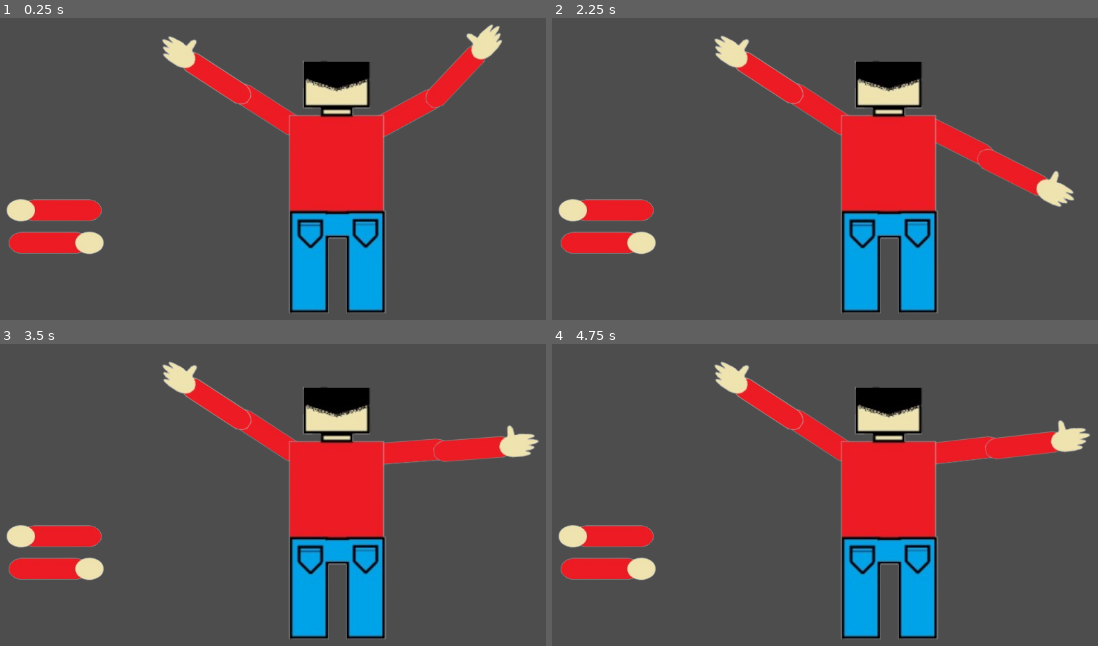
Above: before the commit, frames 1-4 (two rows, left to right).
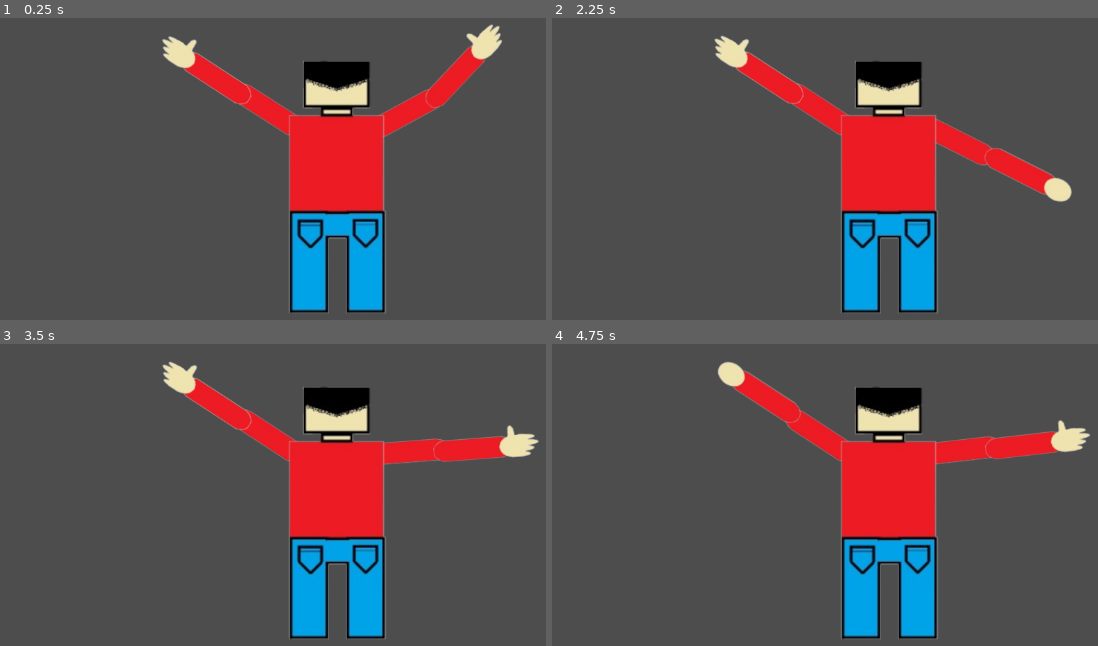
Above: after the commit, the same moments.

Repository: Detmermedina/climbingPepe
Game: Godot game, scene res://personaje/pepeNuevo.tscn
Two runs of this game, one before a commit and one after it. Both use one fixed random seed, a clock stepped at 60 frames per second and the inputs below.
Inputs:
- Up to frame 1 (0.25 s): no input
- Up to frame 2 (2.25 s): hold Right (move_right_der) 0.53-1.28 s; hold Keypad 0 (agarrar_der, bound only after the commit) 0.53-1.28 s; hold Down (move_down_der) 1.28-2.03 s; tap Keypad 0 (agarrar_der, bound only after the commit) at 1.35 s; hold Right (move_right_der) from 2.03 s (still down); hold Keypad 0 (agarrar_der, bound only after the commit) from 2.03 s (still down)
- Up to frame 3 (3.5 s): release Right (move_right_der) at 2.78 s; release Keypad 0 (agarrar_der, bound only after the commit) at 2.78 s; hold Up (move_up_der) from 2.78 s (still down); tap Keypad 0 (agarrar_der, bound only after the commit) at 2.85 s
- Up to frame 4 (4.75 s): release Up (move_up_der) at 3.53 s; hold Keypad 0 (agarrar_der, bound only after the commit) 3.53-4.28 s; hold Shift (agarrar_izq, bound only after the commit) from 3.53 s (still down); tap Enter at 4.25 s; tap Keypad 0 (agarrar_der, bound only after the commit) at 4.35 s

The runs differ from the first frame. In frame 1, 2.4% of the frame differs, in the area x 1-20%, y 59-79%; in frame 2, 3.2%, in the area x 1-96%, y 43-79%; in frame 3, 2.4%; in frame 4, 3.2%.

Commit message:
Shift cambia imagen antebrazo

Diff:
--- a/personaje/pepeNuevo.tscn
+++ b/personaje/pepeNuevo.tscn
@@ -6,8 +6,6 @@
 [ext_resource type="Texture2D" uid="uid://biinc6x77cimt" path="res://assets/pepe/brazoIZQ.png" id="3_ftlgj"]
 [ext_resource type="Texture2D" uid="uid://cv784hcnomljs" path="res://assets/pepe/AnteBrazoIZQ.png" id="4_2p8ox"]
 [ext_resource type="Texture2D" uid="uid://cmy5e6heycjt" path="res://assets/pepe/cuerpo.png" id="5_1jj3a"]
-[ext_resource type="Texture2D" uid="uid://jt3wg3hw4btk" path="res://assets/pepe/AntebrazoCerradoDER.png" id="7_a5k2b"]
-[ext_resource type="Texture2D" uid="uid://c34medn6md0yi" path="res://assets/pepe/AntebrazoCerradoIZQ.png" id="8_jydej"]
 
 [sub_resource type="SkeletonModification2DCCDIK" id="SkeletonModification2DCCDIK_rv8x6"]
 target_nodepath = NodePath("../../../IK targets/ManoDER_target")
@@ -102,14 +100,6 @@
 texture = ExtResource("5_1jj3a")
 offset = Vector2(2.2222, 60.7407)
 
-[node name="AntebrazoCerradoDer" type="Sprite2D" parent="container/cuerpo"]
-position = Vector2(193, 447)
-texture = ExtResource("7_a5k2b")
-
-[node name="AntebrazoCerradoIzq" type="Sprite2D" parent="container/cuerpo"]
-position = Vector2(191, 400)
-texture = ExtResource("8_jydej")
-
 [node name="huesos" type="Node2D" parent="container"]
 
 [node name="Skeleton2D" type="Skeleton2D" parent="container/huesos"]
--- a/personaje/pepe_nuevo.gd
+++ b/personaje/pepe_nuevo.gd
@@ -1,4 +1,13 @@
 extends Node2D
+
+@onready var antebrazo_der = $container/cuerpo/AnteBrazoDer  # Ajusta la ruta al nodo correcto
+@export var textura_normal_der: Texture2D = preload("res://assets/pepe/AnteBrazoDER.png")
+@export var textura_agarrando_der: Texture2D = preload("res://assets/pepe/AntebrazoCerradoDER.png")
+
+@onready var antebrazo_izq = $container/cuerpo/AnteBrazoIzq  # Ajusta la ruta al nodo correcto
+@export var textura_normal_izq: Texture2D = preload("res://assets/pepe/AnteBrazoIZQ.png")
+@export var textura_agarrando_izq: Texture2D = preload("res://assets/pepe/AntebrazoCerradoIZQ.png")
+
 
 @export var speed: float = 5000.0  # Velocidad de movimiento de las manos
 @onready var mano_izq = $"IK targets/ManoIZQ_target"
@@ -18,6 +27,16 @@
 	tween_der = create_tween()
 
 func _process(delta):
+	# Detectar cuando se presiona la acción "agarrar_der" o "agarrar_izq"
+	if Input.is_action_pressed("agarrar_der"):
+		antebrazo_der.texture = textura_agarrando_der  # Cambia la textura
+	else:
+		antebrazo_der.texture = textura_normal_der  # Vuelve a la textura original
+	if Input.is_action_pressed("agarrar_izq"):
+		antebrazo_izq.texture = textura_agarrando_izq  # Cambia la textura
+	else:
+		antebrazo_izq.texture = textura_normal_izq  # Vuelve a la textura original
+
 	var move_izq = Vector2.ZERO
 	var move_der = Vector2.ZERO
 
--- a/project.godot
+++ b/project.godot
@@ -57,3 +57,13 @@
 "events": [Object(InputEventKey,"resource_local_to_scene":false,"resource_name":"","device":-1,"window_id":0,"alt_press …(195 unchanged characters)…
 ]
 }
+agarrar_der={
+"deadzone": 0.5,
+"events": [Object(InputEventKey,"resource_local_to_scene":false,"resource_name":"","device":-1,"window_id":0,"alt_pressed":false,"shift_pressed":false,"ctrl_pressed":false,"meta_pressed":false,"pressed":false,"keycode":0,"physical_keycode":4194438,"key_label":0,"unicode":48,"location":0,"echo":false,"script":null)
+]
+}
+agarrar_izq={
+"deadzone": 0.5,
+"events": [Object(InputEventKey,"resource_local_to_scene":false,"resource_name":"","device":-1,"window_id":0,"alt_pressed":false,"shift_pressed":false,"ctrl_pressed":false,"meta_pressed":false,"pressed":false,"keycode":0,"physical_keycode":4194325,"key_label":0,"unicode":0,"location":0,"echo":false,"script":null)
+]
+}
Not shown: 1 places in personaje/pepeNuevo.tscn that only renumber resources
